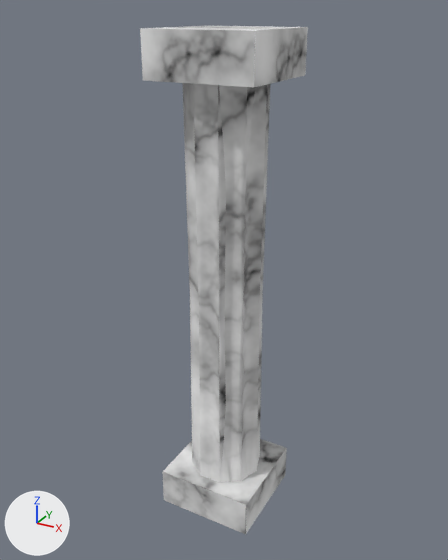
Before and after pictures for a commit that changed the OBJ model data/meshes/pillar.obj.
Rendered twice from a camera (50 mm lens) standing at (10.93, -20.08, 20.87) and looking at (-0.2, 0.15, 10.75). Every picture has the same lights, and +X, +Y and +Z are marked at lower left. Where no turn or scale is listed for an object, it has been applied to the vertices.

The older version as bpy lines, for what is in view:
```python
me_pillar = bpy.data.meshes.new('pillar')
me_pillar.from_pydata(...)  # 238 vertices, 232 faces; spans x -2.1..2.1, y -2.1..2.1, z 0.2..20.2
me_pillar.materials.append(mat_initialshadinggroup)  # picture img_pillar_jpg
ob_pillar = bpy.data.objects.new('pillar', me_pillar)
ob_pillar.location = (0.0, 0.0, 0.0)
```
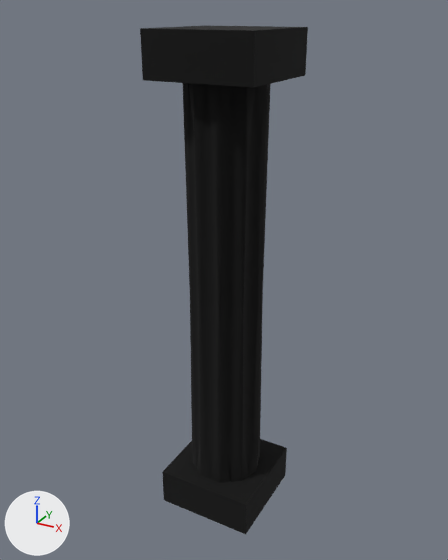
The newer file is also turned or shifted as a whole; pictures and numbers use the older file's frame.

Pixel boxes [x1, y1, x2, y2] of what changed, in the pictures (448 x 560 px):
```json
{"object": "pillar", "change": "recoloured", "before": [140, 25, 308, 534], "after": [140, 25, 308, 534], "on screen": "grey to black"}
```

Scene script edits in JSON lines:
```json
{"op": "add", "block": "mat_initialshadinggroup1", "code": ["mat_initialshadinggroup1 = principled_material('initialShadingGroup1')", "mat_initialshadinggroup1.base_color = (0.0, 0.0, 0.0)  # black #000000", "mat_initialshadinggroup1.roughness = 1.0"]}
{"block": "me_pillar", "where": "me_pillar.from_pydata(...)  # 238 vertices, 232 faces; spans x -2.1..2.1, y -2.1..2.1, z 0.2..20.2"}
{"op": "remove", "block": "me_pillar", "code": "me_pillar.materials.append(mat_initialshadinggroup)  # picture img_pillar_jpg"}
{"op": "add", "block": "me_pillar", "code": "me_pillar.materials.append(mat_initialshadinggroup1)  # black #000000"}
```
